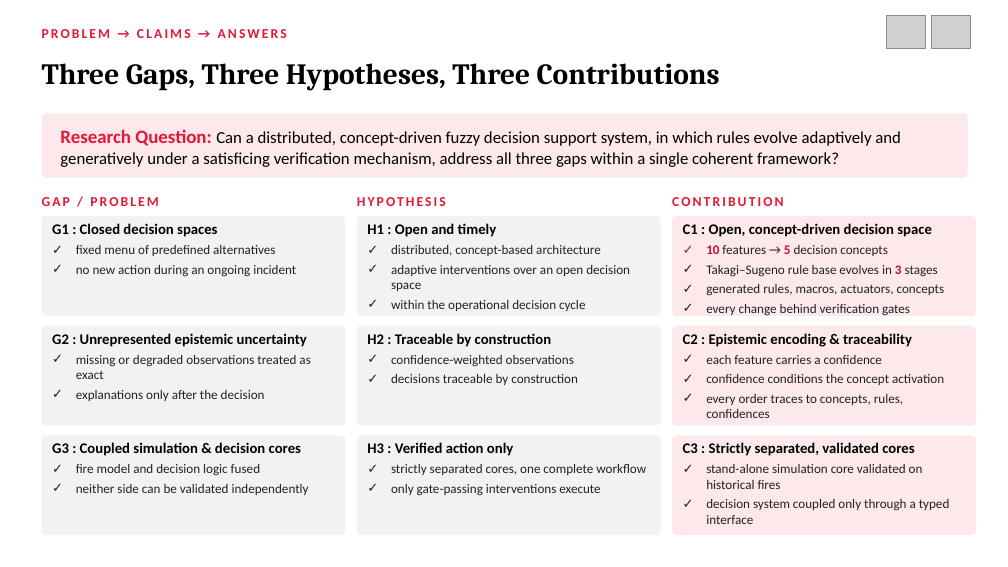
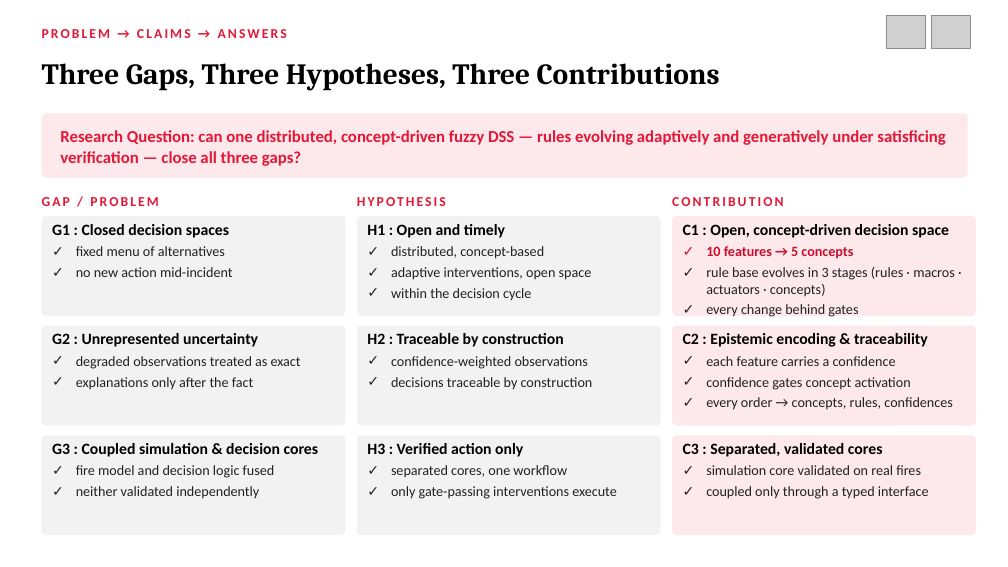
Before and after one commit to northwind13/Enhanced_DSS, a slide deck: slide 7 of 01_Thesis/DisasterAware_Presentation.pptx (slide 10 before the commit). Drawn at 1008x567 pixels with LibreOffice and Linux fonts; fonts in the diff are those of the drawing; grey boxes stand for pictures. Boxes give left, top, right and bottom in pixels: in the first picture for what was removed or moved away, otherwise in the second. Text is boxed around its words. In the diff, an @@ line names an element or a change of style, - is before the commit and + after.

```diff
--- a/01_Thesis/DisasterAware_Presentation.pptx
+++ b/01_Thesis/DisasterAware_Presentation.pptx
@@ text at [60,130,945,166]: text changed; text colour #000000 to #E31836; bold on @@
-Research Question: Can a distributed, concept-driven fuzzy decision support system, in which rules evolve adaptively and generatively under a satisficing verification mechanism, address all three gaps within a single coherent framework?
+Research Question: can one distributed, concept-driven fuzzy DSS — rules evolving adaptively and generatively under satisficing verification — close all three gaps?
@@ text at [52,224,229,238]: size 14 to 15 pt in "G1 : Closed decision spaces" @@
@@ text at [367,224,505,238]: size 14 to 15 pt in "H1 : Open and timely" @@
@@ text at [683,224,949,238]: size 14 to 15 pt in "C1 : Open, concept-driven decision space" @@
@@ text at [76,246,233,277]: text changed; size 12.5 to 13.5 pt @@
-✓ fixed menu of predefined alternatives
-✓ no new action during an ongoing incident
+✓ fixed menu of alternatives
+✓ no new action mid-incident
@@ text at [391,246,592,301]: text changed; size 12.5 to 13.5 pt @@
-✓ distributed, concept-based architecture
-✓ adaptive interventions over an open decision space
-✓ within the operational decision cycle
+✓ distributed, concept-based
+✓ adaptive interventions, open space
+✓ within the decision cycle
@@ text at [706,246,955,317]: text changed; size 12.5 to 13.5 pt @@
-✓ 10 features → 5 decision concepts
-✓ Takagi–Sugeno rule base evolves in 3 stages
-✓ generated rules, macros, actuators, concepts
-✓ every change behind verification gates
+✓ 10 features → 5 concepts
+✓ rule base evolves in 3 stages (rules · macros · actuators · concepts)
+✓ every change behind gates
@@ text at [52,333,301,390]: text changed; size 12.5 to 13.5 pt @@
-G2 : Unrepresented epistemic uncertainty
-✓ missing or degraded observations treated as exact
-✓ explanations only after the decision
+G2 : Unrepresented uncertainty
+✓ degraded observations treated as exact
+✓ explanations only after the fact
@@ text "H2 : Traceable by construction" at [367,333,593,390]: size 14 to 15 pt in "H2 : Traceable by construction"; size 12.5 to 13.5 pt in "confidence-weighted observations", "decisions traceable by construction" @@
@@ text at [683,333,928,366]: size 14 to 15 pt in "C2 : Epistemic encoding & traceability"; size 12.5 to 13.5 pt in "each feature carries a confidence" @@
@@ text at [706,377,952,410]: text changed; size 12.5 to 13.5 pt @@
-✓ confidence conditions the concept activation
-✓ every order traces to concepts, rules, confidences
+✓ confidence gates concept activation
+✓ every order → concepts, rules, confidences
@@ text at [52,443,319,478]: size 14 to 15 pt in "G3 : Coupled simulation & decision cores"; size 12.5 to 13.5 pt in "fire model and decision logic fused" @@
@@ text at [367,443,617,499]: size 14 to 15 pt in "H3 : Verified action only"; size 12.5 to 13.5 pt in "only gate-passing interventions execute" @@
@@ text at [683,443,929,499]: text changed; size 12.5 to 13.5 pt @@
-C3 : Strictly separated, validated cores
-✓ stand-alone simulation core validated on historical fires
-✓ decision system coupled only through a typed interface
+C3 : Separated, validated cores
+✓ simulation core validated on real fires
+✓ coupled only through a typed interface
@@ text at [391,465,567,478]: text changed; size 12.5 to 13.5 pt @@
-✓ strictly separated cores, one complete workflow
+✓ separated cores, one workflow
@@ text at [76,486,259,499]: text changed; size 12.5 to 13.5 pt @@
-✓ neither side can be validated independently
+✓ neither validated independently
```
Also in this commit, not shown: 56 other slides changed, 6 slides added, 22 slides removed, 1 other file.
